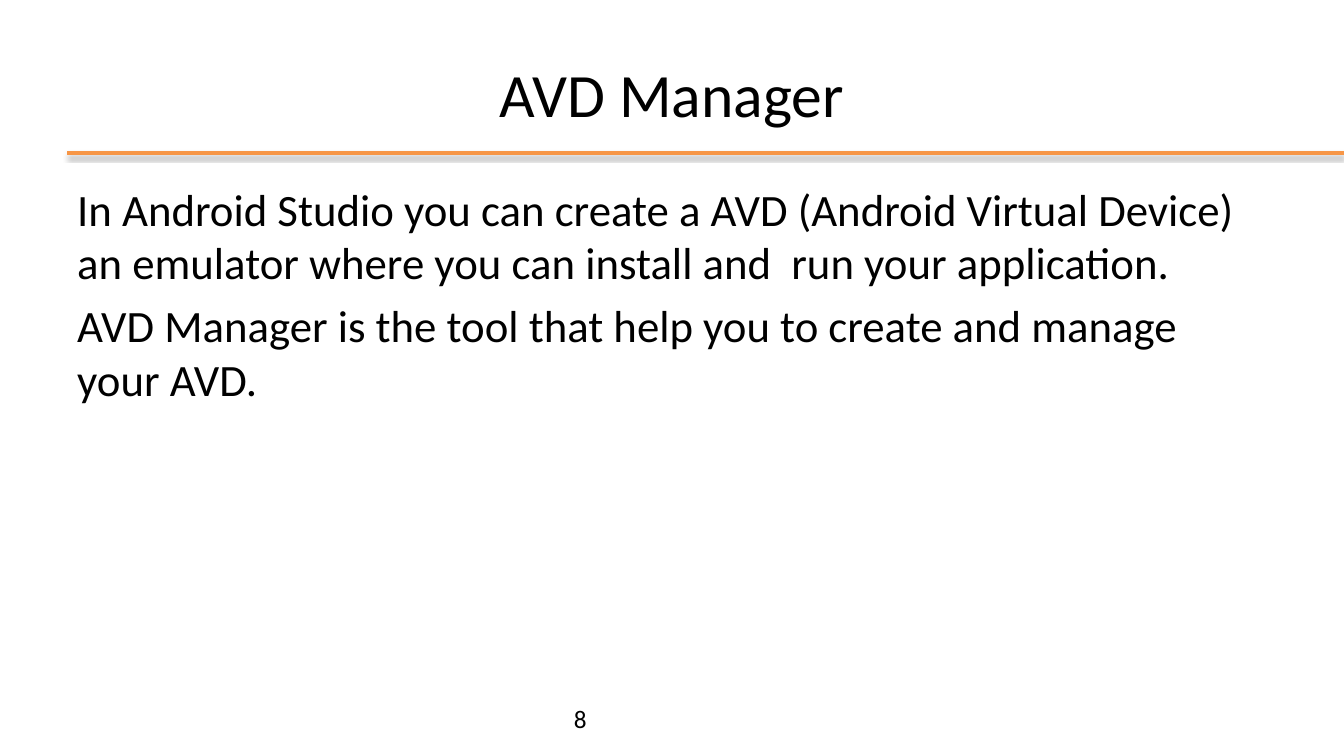
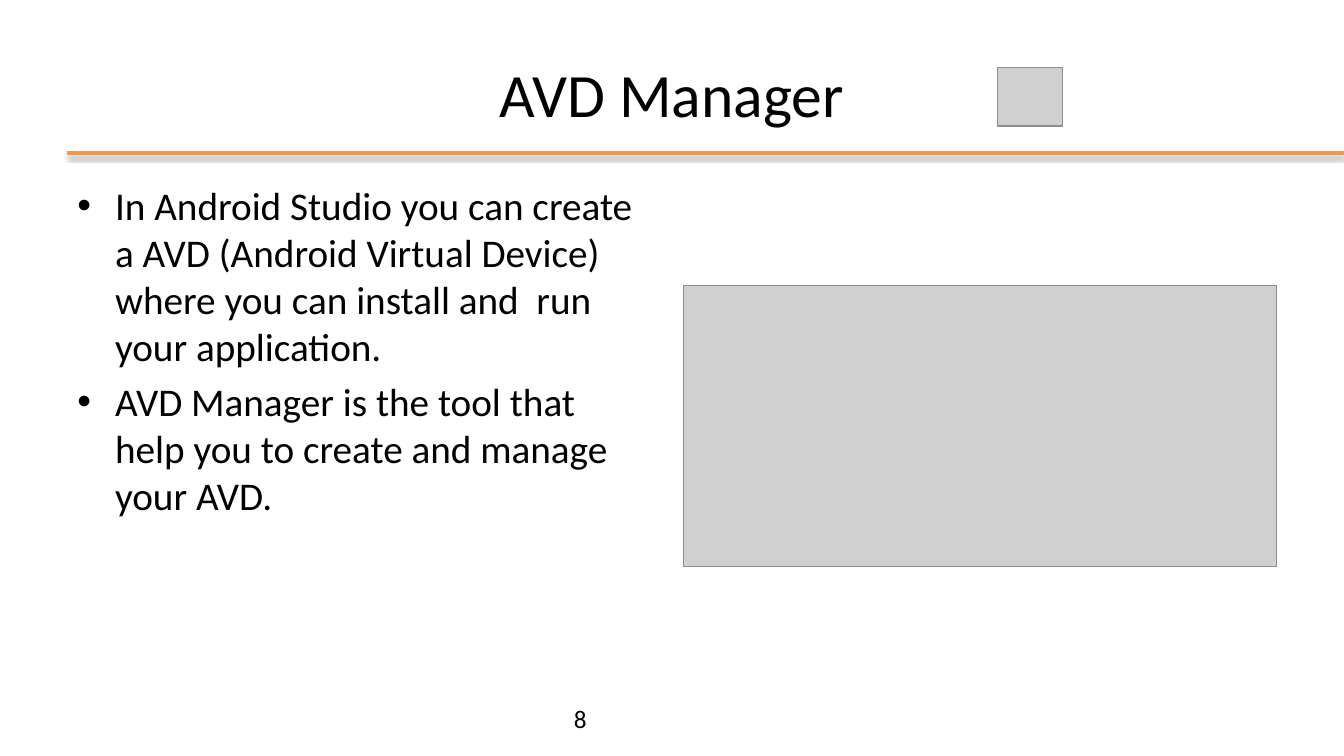
Before and after one commit to kevinmala00/ATTIVITA-PROGETTUALE, a slide deck: slide 8 of slides/02 - Android Studio.pptx. Drawn at 1344x756 pixels with LibreOffice and Linux fonts; fonts in the diff are those of the drawing; grey boxes stand for pictures; background and template pictures are left out. Boxes give left, top, right and bottom in pixels: in the first picture for what was removed or moved away, otherwise in the second. Text is boxed around its words. In the diff, an @@ line names an element or a change of style, - is before the commit and + after.

```diff
--- a/slides/02 - Android Studio.pptx
+++ b/slides/02 - Android Studio.pptx
@@ picture added at (998,68,1063,126) @@
@@ text at (115,192,632,368): text changed; size 32 to 28 pt @@
-In Android Studio you can create a AVD (Android Virtual Device) an emulator where you can install and run your application.
+• In Android Studio you can create a AVD (Android Virtual Device) where you can install and run your application.
@@ picture added at (684,285,1277,567) @@
@@ text at (115,388,607,517): size 32 to 28 pt in "AVD Manager is the tool that help ..."; bullet none to • @@
```
Also in this commit, not shown: 21 other slides changed, 15 slides added, 8 slides removed.
